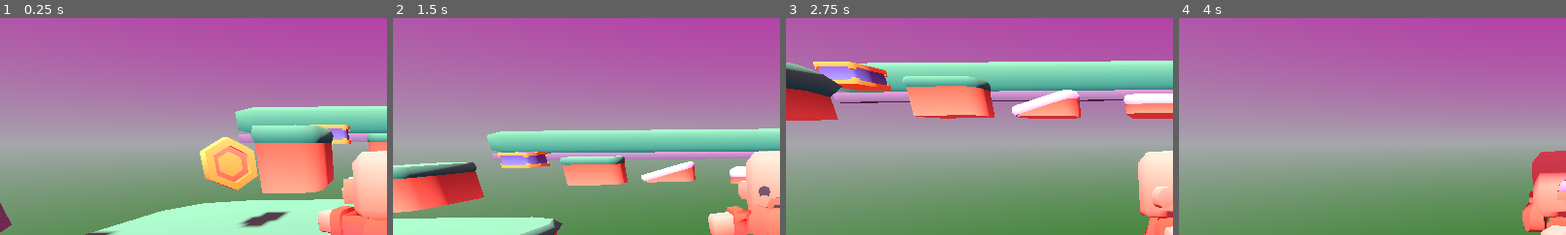
Above: before the commit, frames 1-4 (left to right).
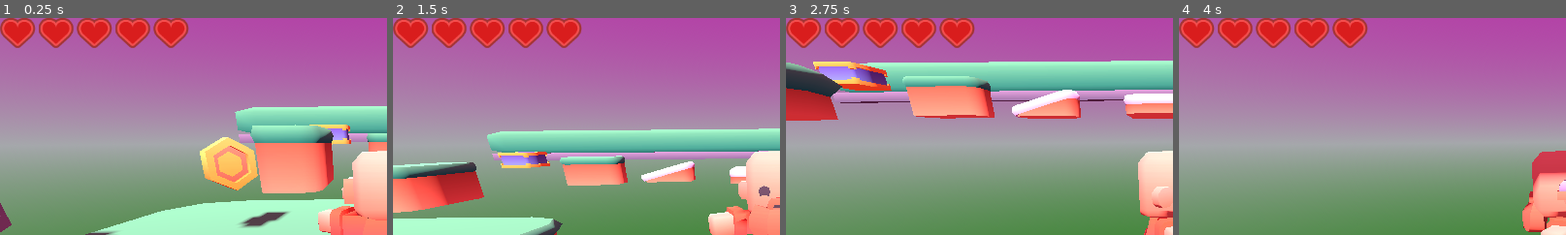
Above: after the commit, the same moments.

Repository: marknair/3DJumpingBean
Game: Godot game, scene res://Scenes/Level_1.tscn
Two runs of this game, one before a commit and one after it. Both use one fixed random seed, a clock stepped at 60 frames per second and the inputs below.
Inputs:
- Up to frame 1 (0.25 s): no input
- Up to frame 2 (1.5 s): hold D (move_right) 0.53-1.28 s; tap Space (jump) at 0.77 s; hold S (more_back) from 1.28 s (still down)
- Up to frame 3 (2.75 s): tap Space (jump) at 1.52 s; release S (more_back) at 2.03 s; hold D (move_right) from 2.03 s (still down)
- Up to frame 4 (4 s): release D (move_right) at 2.78 s; hold W (more_forward) 2.78-3.53 s; tap Space (jump) at 3.02, 3.77 s; hold A (move_left) from 3.53 s (still down)
The pictures show only the part of the screen within x 0-50%, y 0-50%; the shares and areas given below are measured in that part.

The runs differ from the first frame. In frame 1, 4.7% of the frame differs, in the area x 0-49%, y 0-14%; in frame 2, 4.7%; in frame 3, 4.7%; in frame 4, 4.7%.

Commit message:
Added singleton

Diff:
--- a/Scenes/Level_1.tscn
+++ b/Scenes/Level_1.tscn
@@ -8,8 +8,7 @@
 [ext_resource type="PackedScene" uid="uid://4y3egkmar7q8" path="res://Scenes/player.tscn" id="7_5r5j8"]
 [ext_resource type="PackedScene" uid="uid://darc1t5pia84j" path="res://Scenes/enemy.tscn" id="7_akpl7"]
 [ext_resource type="ArrayMesh" uid="uid://b2u7b75k76y8s" path="res://Models/Platformer/block-snow-low-large.obj" id="7_aur7v"]
-[ext_resource type="Script" uid="uid://b2wtnxf2sdt" path="res://Scripts/coin.gd" id="9_ptpgp"]
-[ext_resource type="ArrayMesh" uid="uid://c2ju0sgdqsu1r" path="res://Models/Platformer/coin-gold.obj" id="10_2uqsa"]
+[ext_resource type="PackedScene" uid="uid://bxkdmtiymhdov" path="res://Scenes/coin.tscn" id="9_aur7v"]
 
 [sub_resource type="ProceduralSkyMaterial" id="ProceduralSkyMaterial_akpl7"]
 sky_top_color = Color(0.71591073, 0.16745684, 0.64799047, 1)
@@ -44,9 +43,6 @@
 
 [sub_resource type="ConvexPolygonShape3D" id="ConvexPolygonShape3D_aur7v"]
 points = PackedVector3Array(-0.40005875, 0, -0.5, -0.46838292, 0, -0.46838292, -0.40005875, 0.5, -0.5, 0.39996088, 0, - …(492 unchanged characters)…
-
-[sub_resource type="SphereShape3D" id="SphereShape3D_lp2uw"]
-radius = 0.19042076
 
 [node name="Main" type="Node3D"]
 
@@ -134,16 +130,5 @@
 [node name="Player" parent="." instance=ExtResource("7_5r5j8")]
 transform = Transform3D(-0.99997693, 0, 0.0067892224, 0, 1, 0, -0.0067892224, 0, -0.99997693, 0.5700046, 0.04226896, 0.18012094)
 
-[node name="Coin" type="Area3D" parent="."]
+[node name="Coin" parent="." instance=ExtResource("9_aur7v")]
 transform = Transform3D(1, 0, 0, 0, 1, 0, 0, 0, 1, -0.662055, 0.39050257, -0.6227429)
-script = ExtResource("9_ptpgp")
-
-[node name="Model" type="MeshInstance3D" parent="Coin"]
-mesh = ExtResource("10_2uqsa")
-skeleton = NodePath("../..")
-
-[node name="CollisionShape3D" type="CollisionShape3D" parent="Coin"]
-transform = Transform3D(1.0308977, 0, 0, 0, 1.1069391, 0, 0, 0, 0.6550373, 0, 0.18041146, 0)
-shape = SubResource("SphereShape3D_lp2uw")
-
-[connection signal="body_entered" from="Coin" to="Coin" method="_on_body_entered"]
--- /dev/null
+++ b/Scenes/coin.tscn
@@ -0,0 +1,20 @@
+[gd_scene load_steps=4 format=3 uid="uid://bxkdmtiymhdov"]
+
+[ext_resource type="Script" uid="uid://b2wtnxf2sdt" path="res://Scripts/coin.gd" id="1_jgi06"]
+[ext_resource type="ArrayMesh" uid="uid://c2ju0sgdqsu1r" path="res://Models/Platformer/coin-gold.obj" id="2_g537i"]
+
+[sub_resource type="SphereShape3D" id="SphereShape3D_lp2uw"]
+radius = 0.19042076
+
+[node name="Coin" type="Area3D"]
+script = ExtResource("1_jgi06")
+
+[node name="Model" type="MeshInstance3D" parent="."]
+mesh = ExtResource("2_g537i")
+skeleton = NodePath("../..")
+
+[node name="CollisionShape3D" type="CollisionShape3D" parent="."]
+transform = Transform3D(1.0308977, 0, 0, 0, 1.1069391, 0, 0, 0, 0.6550373, 0, 0.18041146, 0)
+shape = SubResource("SphereShape3D_lp2uw")
+
+[connection signal="body_entered" from="." to="." method="_on_body_entered"]
--- a/Scenes/player.tscn
+++ b/Scenes/player.tscn
@@ -1,8 +1,9 @@
-[gd_scene load_steps=5 format=3 uid="uid://4y3egkmar7q8"]
+[gd_scene load_steps=6 format=3 uid="uid://4y3egkmar7q8"]
 
 [ext_resource type="Script" uid="uid://t377d1bkr081" path="res://Scripts/player.gd" id="1_cvnsp"]
 [ext_resource type="ArrayMesh" uid="uid://cv63qxwx7c2m2" path="res://Models/Characters/character-male-b.obj" id="1_v0iea"]
 [ext_resource type="Script" uid="uid://bf7vo745wm23q" path="res://Scripts/player_model.gd" id="3_6t5aa"]
+[ext_resource type="Texture2D" uid="uid://4o2gegeyphbr" path="res://Sprites/hud_heartFull.png" id="4_vgqql"]
 
 [sub_resource type="CapsuleShape3D" id="CapsuleShape3D_cvnsp"]
 radius = 0.17486572
@@ -24,3 +25,29 @@
 [node name="CollisionShape3D" type="CollisionShape3D" parent="."]
 transform = Transform3D(1.3370095, 0, 3.7252903e-09, 0, 1.369, 0, -3.2782555e-07, 0, 1, 0, 0.19727838, 0)
 shape = SubResource("CapsuleShape3D_cvnsp")
+
+[node name="CanvasLayer" type="CanvasLayer" parent="."]
+
+[node name="HealthContainer" type="HBoxContainer" parent="CanvasLayer"]
+offset_right = 40.0
+offset_bottom = 40.0
+
+[node name="Heart" type="TextureRect" parent="CanvasLayer/HealthContainer"]
+layout_mode = 2
+texture = ExtResource("4_vgqql")
+
+[node name="Heart2" type="TextureRect" parent="CanvasLayer/HealthContainer"]
+layout_mode = 2
+texture = ExtResource("4_vgqql")
+
+[node name="Heart3" type="TextureRect" parent="CanvasLayer/HealthContainer"]
+layout_mode = 2
+texture = ExtResource("4_vgqql")
+
+[node name="Heart4" type="TextureRect" parent="CanvasLayer/HealthContainer"]
+layout_mode = 2
+texture = ExtResource("4_vgqql")
+
+[node name="Heart5" type="TextureRect" parent="CanvasLayer/HealthContainer"]
+layout_mode = 2
+texture = ExtResource("4_vgqql")
--- /dev/null
+++ b/Scripts/PlayerStats.gd
@@ -0,0 +1,13 @@
+extends Node
+
+var score: int = 0
+
+
+# Called when the node enters the scene tree for the first time.
+func _ready() -> void:
+	pass # Replace with function body.
+
+
+# Called every frame. 'delta' is the elapsed time since the previous frame.
+func _process(delta: float) -> void:
+	pass
--- a/Scripts/coin.gd
+++ b/Scripts/coin.gd
@@ -26,5 +26,5 @@
 	if not body.is_in_group("Player"):
 		return
 
-	# This is a placeholder to increase the score
+	body.increase_score(1)
 	self.queue_free()
--- a/Scripts/player.gd
+++ b/Scripts/player.gd
@@ -32,5 +32,10 @@
 		_game_over()
 
 func _game_over():
+	PlayerStats.score = 0
 	get_tree().reload_current_scene()
 	#get_tree().change_scene_to_file("res://Scenes/Level_1.tscn")
+
+func increase_score(amount: int):
+	PlayerStats.score += amount
+	print(PlayerStats.score)
--- a/project.godot
+++ b/project.godot
@@ -14,6 +14,10 @@
 run/main_scene="uid://xkx0e07x3w6o"
 config/features=PackedStringArray("4.5", "Forward Plus")
 config/icon="res://icon.svg"
+
+[autoload]
+
+PlayerStats="*res://Scripts/PlayerStats.gd"
 
 [input]
 
Not shown: 1 places in Scenes/Level_1.tscn that only renumber resources
Not shown, added: Scripts/PlayerStats.gd.uid
